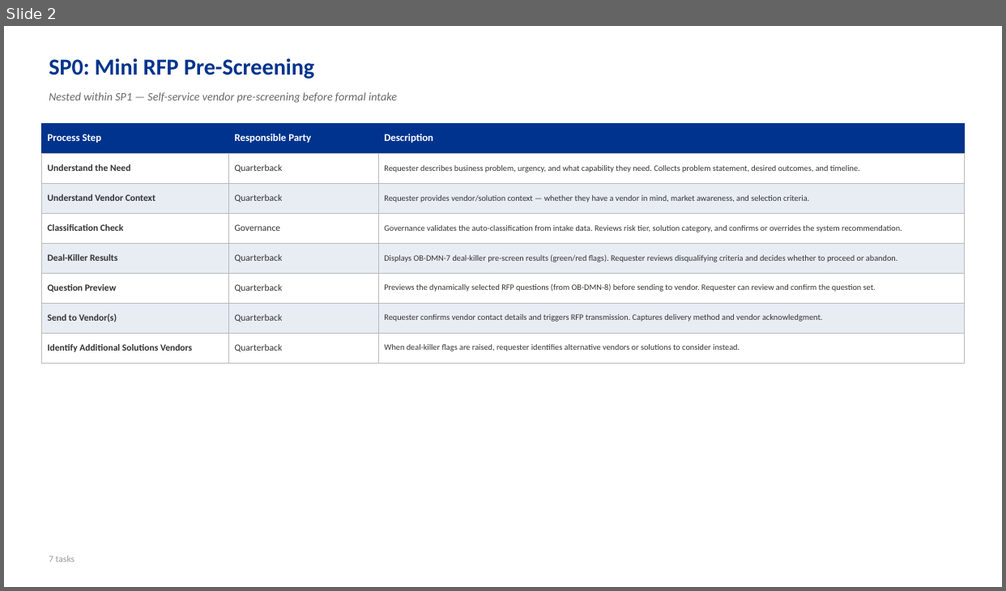
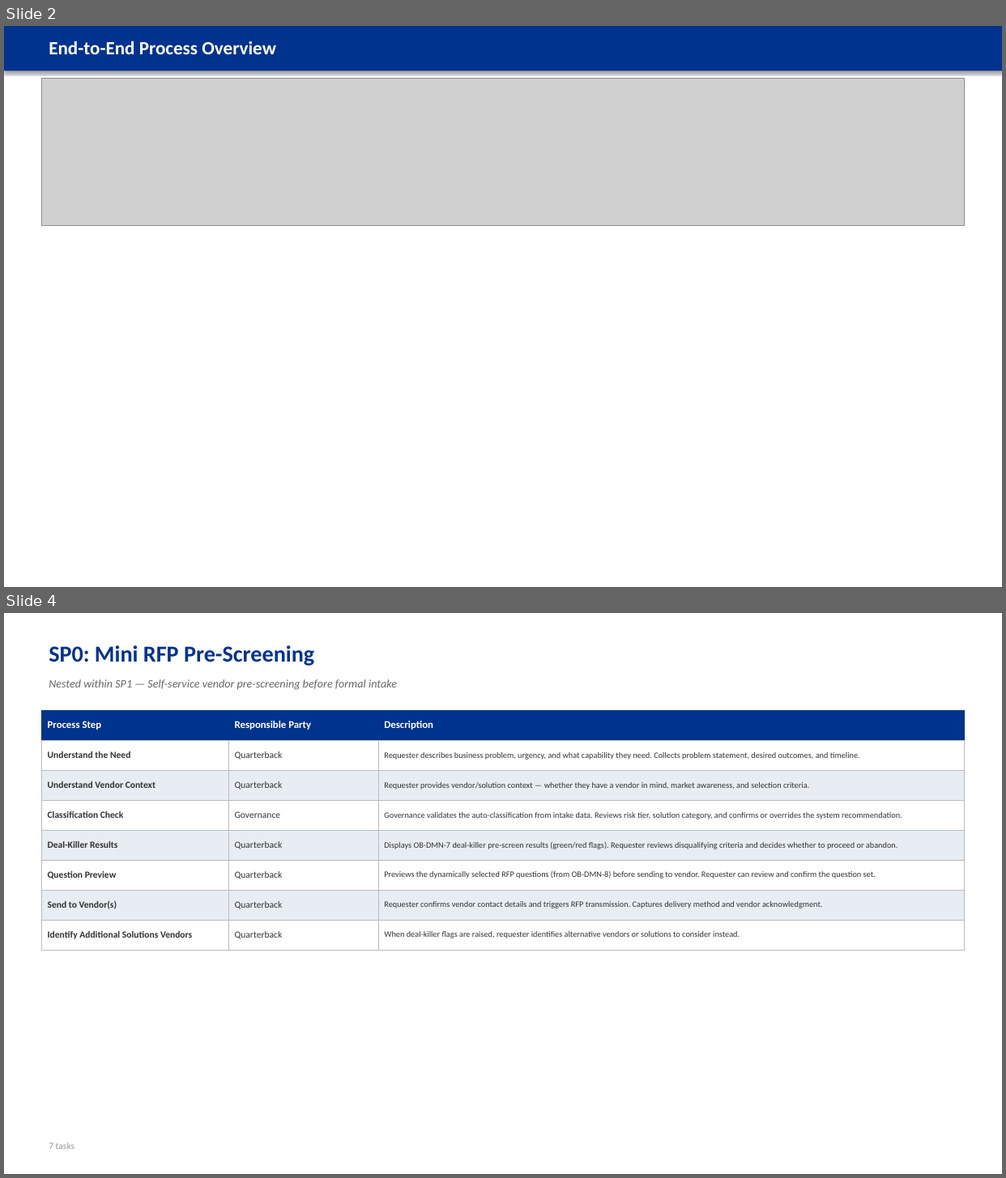
Before and after one commit to proth1/sla, a slide deck: docs/presentations/user-task-inventory.pptx. Shown one above the other, each under a label of ours: slide 2 before the commit, slides 2 and 4 after it; the slides between them are not shown. The pictures are 1006x591 and 1006x1178 pixels, drawn with LibreOffice and Linux fonts; fonts in the diff are those of the drawing; grey boxes stand for pictures. Boxes give left, top, right and bottom in pixels: in the first picture for what was removed or moved away, otherwise in the second. Text is boxed around its words. In the diff, an @@ line names an element or a change of style, - is before the commit and + after.

```diff
--- a/docs/presentations/user-task-inventory.pptx
+++ b/docs/presentations/user-task-inventory.pptx
@@ slide 2 added at (4, 26, 1002, 587), background #FFFFFF @@
@@ rectangle added at (4, 26, 1002, 71), fill #00338D @@
@@ text added at (49, 41, 276, 54), 18 pt, text #FFFFFF, bold @@
+End-to-End Process Overview
@@ picture added at (41, 79, 965, 226) @@
@@ what was slide 2 is now slide 4 @@
```
Also in this commit, not shown: 2 slides changed, 10 other slides added, 11 other files.
